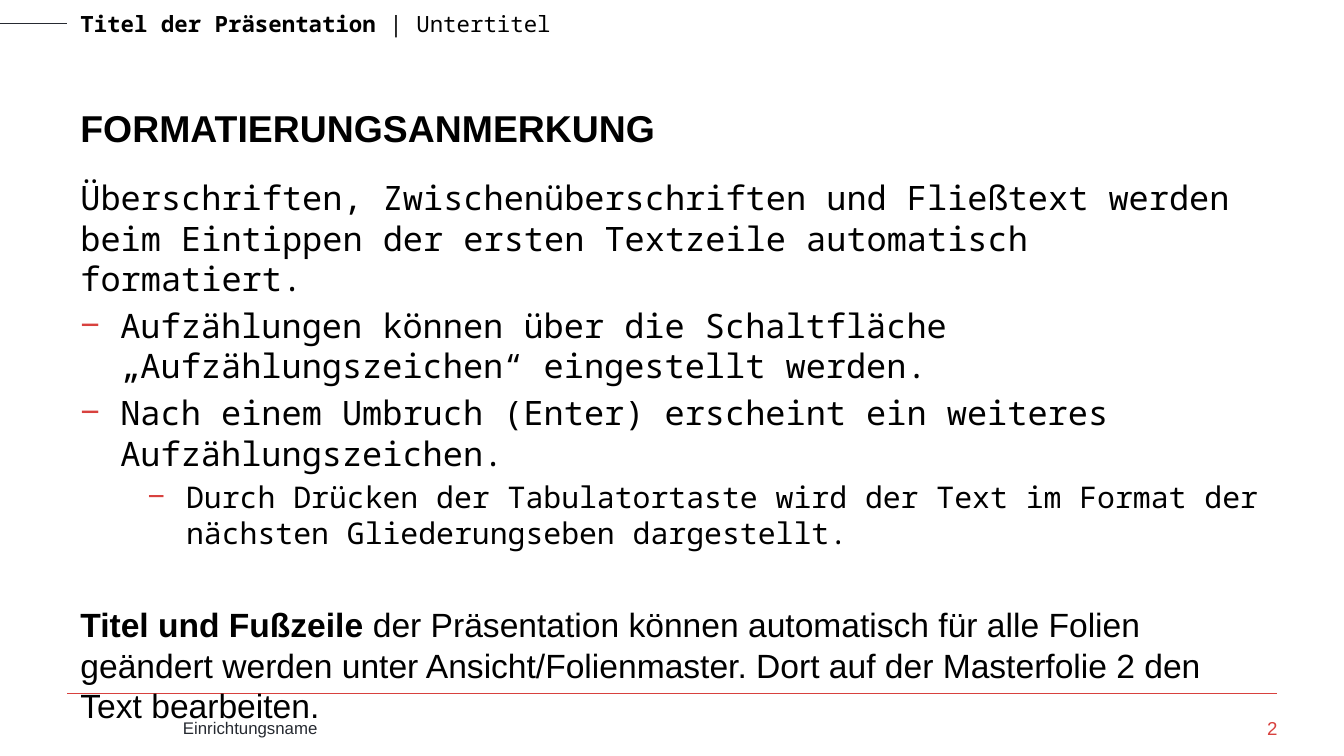
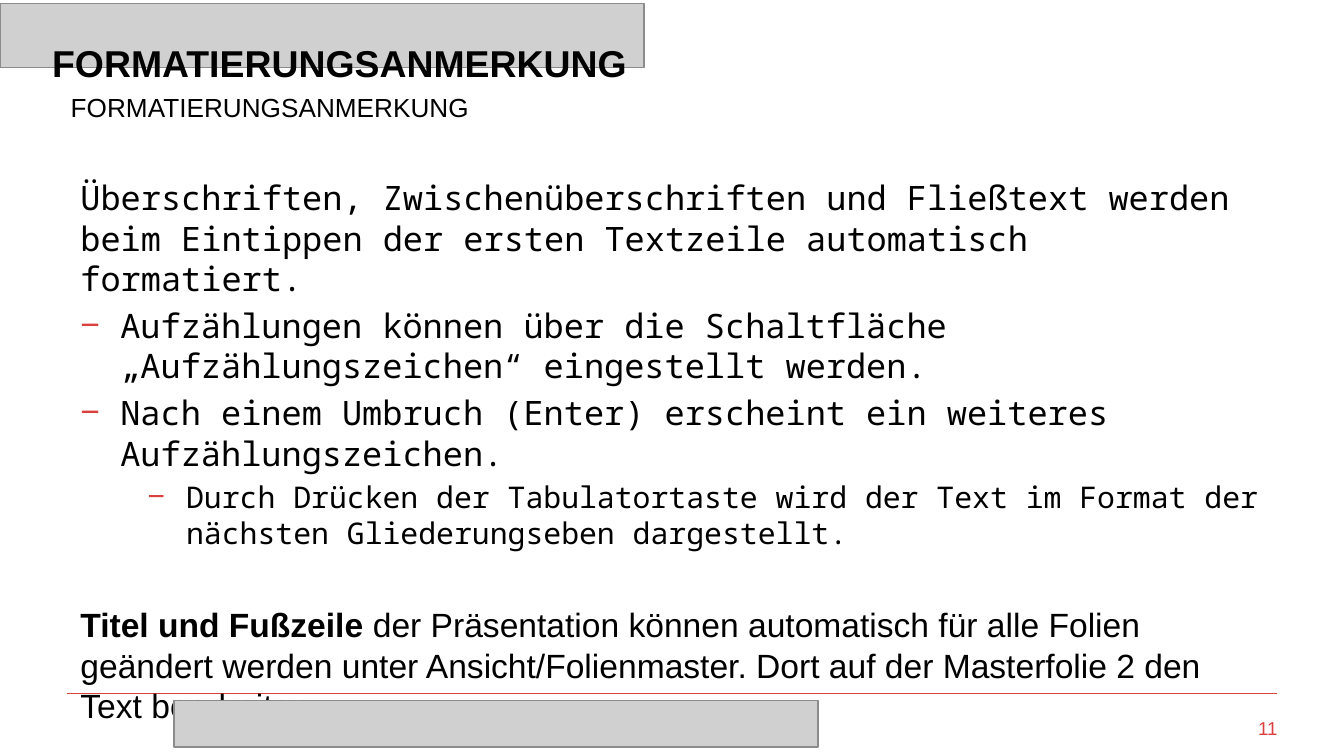
Before and after one commit to Maxisman/fortgeschrittene_Methoden_der_Bioinformatik, a slide deck: slide 11 of Code/Presentation/Presentation_template.pptx (slide 2 before the commit). Drawn at 1344x756 pixels with LibreOffice and Linux fonts; fonts in the diff are those of the drawing; grey boxes stand for pictures; background and template pictures are left out. Boxes give left, top, right and bottom in pixels: in the first picture for what was removed or moved away, otherwise in the second. Text is boxed around its words. In the diff, an @@ line names an element or a change of style, - is before the commit and + after.

```diff
--- a/Code/Presentation/Presentation_template.pptx
+++ b/Code/Presentation/Presentation_template.pptx
@@ picture added at <box>0,4,644,67</box> @@
@@ title "FORMATIERUNGSANMERKUNG" rewrapped from <box>80,116,654,143</box> to <box>52,51,626,84</box> @@
@@ text added at <box>71,98,469,118</box>, 14 pt, text #000000 @@
+FORMATIERUNGSANMERKUNG
@@ picture added at <box>175,700,818,747</box> @@
@@ page number at <box>1258,722,1277,735</box>: text changed @@
-2
+11
```
Also in this commit, not shown: 1 other slide changed, 11 slides added, 1 slide removed, 4 other files.
